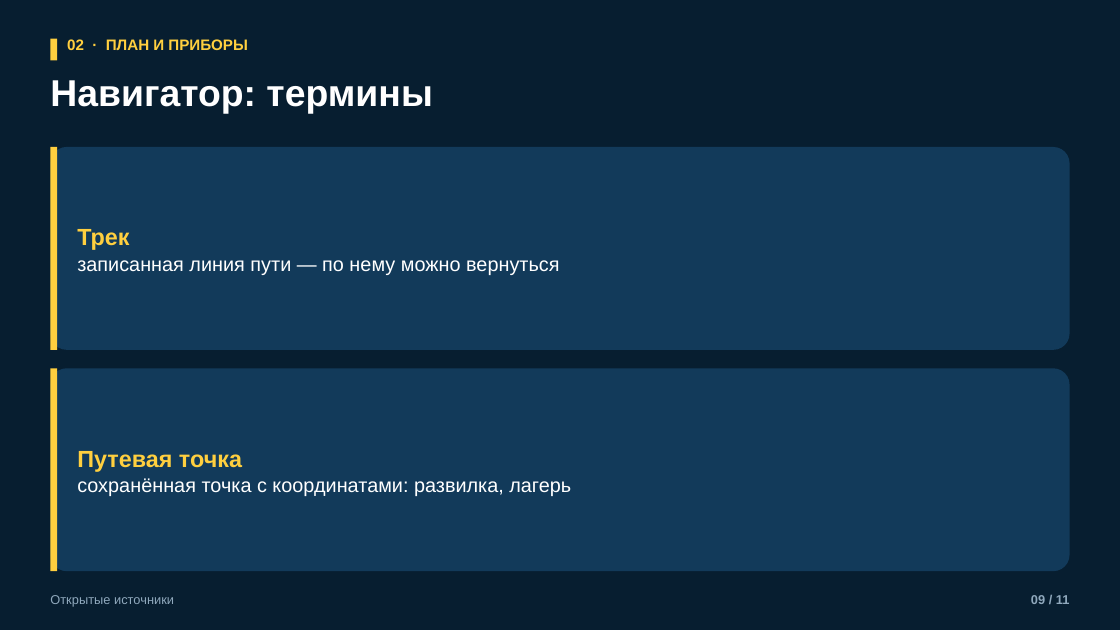
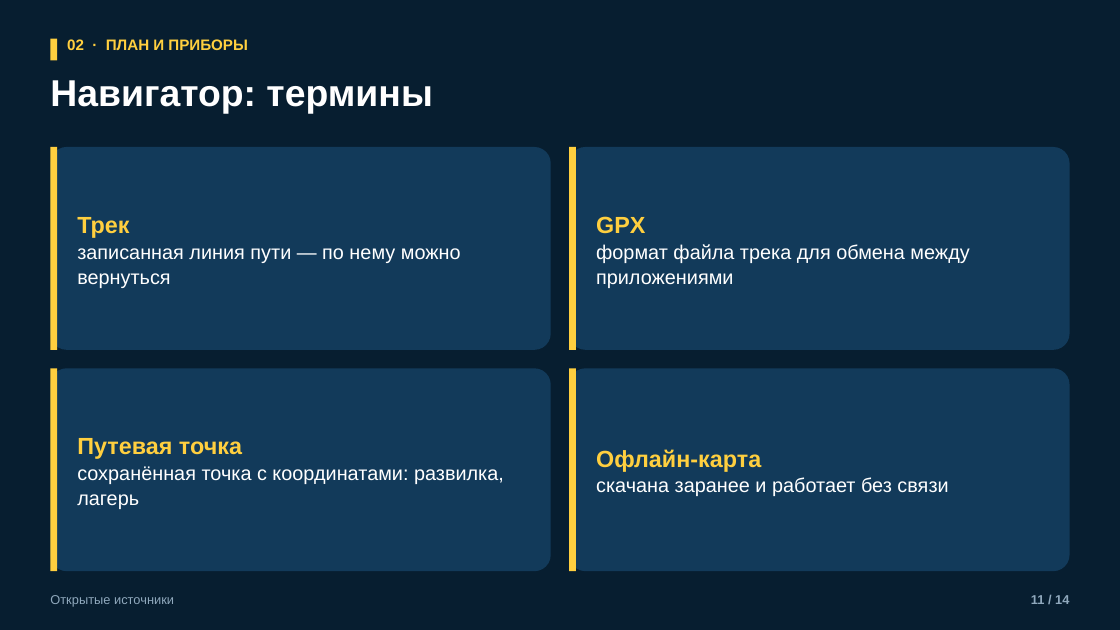
Before and after one commit to kirill54/far-education, a slide deck: slide 11 of presentations/lessons/M04-2_navigaciya-na-marshrute.pptx (slide 9 before the commit). Drawn at 1120x630 pixels with LibreOffice and Linux fonts; fonts in the diff are those of the drawing. Boxes give left, top, right and bottom in pixels: in the first picture for what was removed or moved away, otherwise in the second. Text is boxed around its words. In the diff, an @@ line names an element or a change of style, - is before the commit and + after.

```diff
--- a/presentations/lessons/M04-2_navigaciya-na-marshrute.pptx
+++ b/presentations/lessons/M04-2_navigaciya-na-marshrute.pptx
@@ rounded rectangle: place and size @@
-rounded rectangle at (50, 147, 1070, 350)
+rounded rectangle at (50, 147, 551, 350)
@@ text "Трек" rewrapped from (77, 229, 559, 275) to (77, 217, 461, 288) @@
@@ rounded rectangle added at (570, 147, 1070, 350), fill #123A5A @@
@@ rectangle added at (570, 147, 576, 350), fill #FFCF3F @@
@@ text added at (596, 216, 969, 288), 17 pt, text #FFFFFF @@
+GPX
+формат файла трека для обмена между приложениями
@@ rounded rectangle: place and size @@
-rounded rectangle at (50, 368, 1070, 571)
+rounded rectangle at (50, 368, 551, 571)
@@ text "Путевая точка" rewrapped from (77, 451, 571, 496) to (77, 438, 504, 509) @@
@@ rounded rectangle added at (570, 368, 1070, 571), fill #123A5A @@
@@ rectangle added at (570, 368, 576, 571), fill #FFCF3F @@
@@ text added at (596, 449, 948, 496), 17 pt, text #FFFFFF @@
+Офлайн-карта
+скачана заранее и работает без связи
@@ text at (1031, 595, 1069, 604): text changed @@
-09 / 11
+11 / 14
```
Also in this commit, not shown: 9 other slides changed, 3 slides added, 32 other files.
